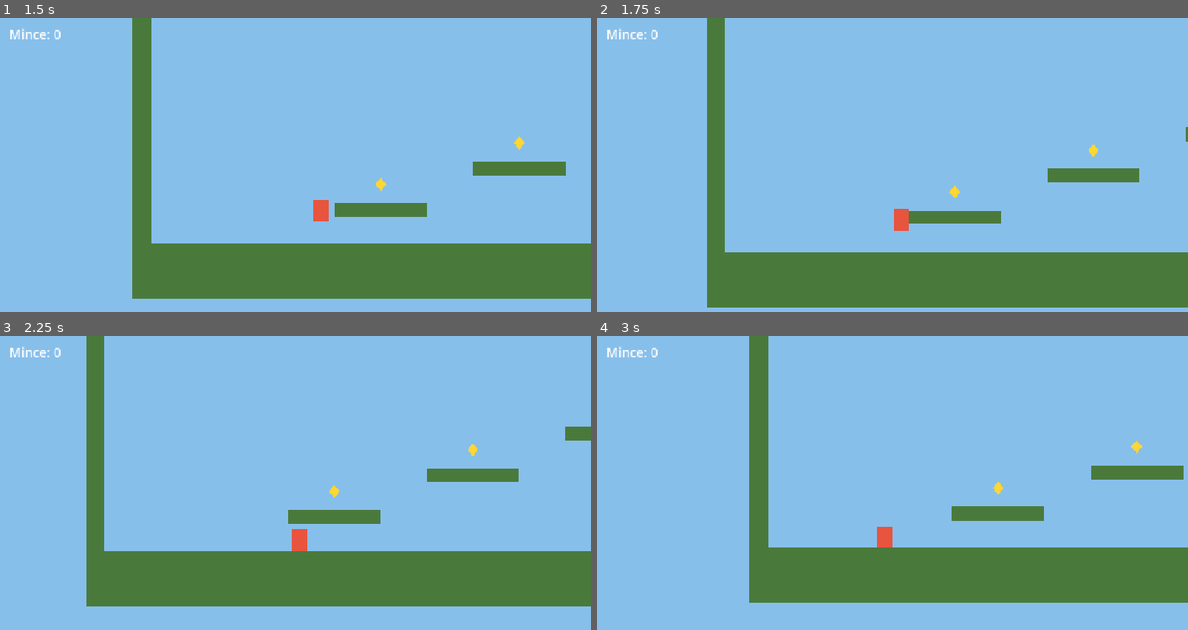
Above: before the commit, frames 1-4 (two rows, left to right).
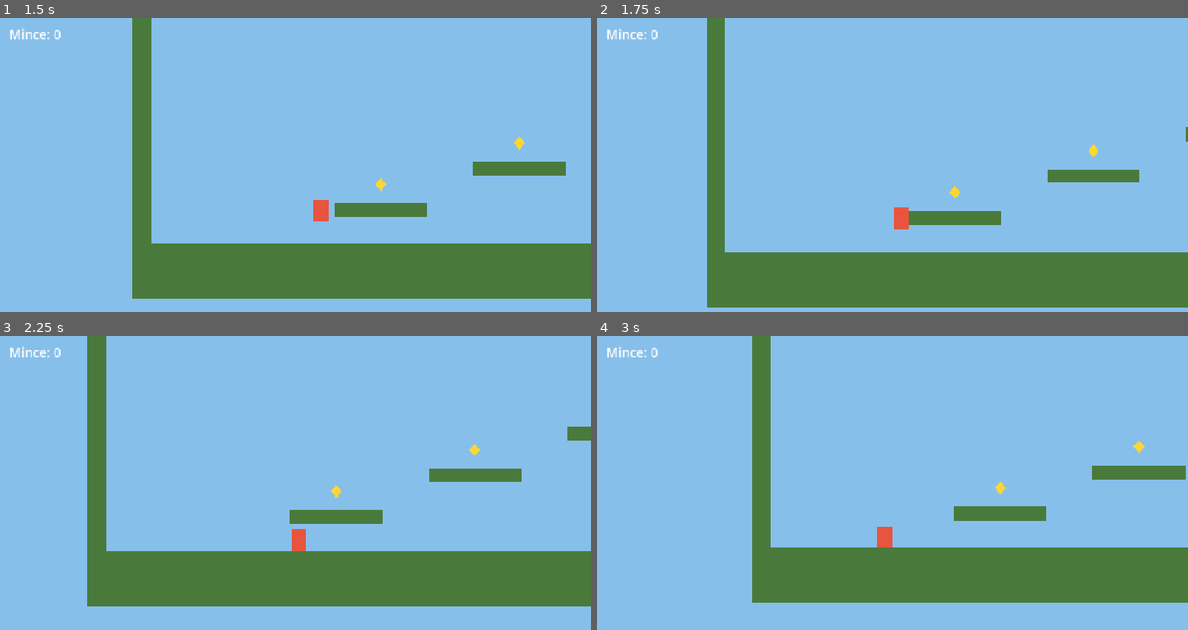
Above: after the commit, the same moments.

Repository: luxopes/gamejam-2026
Game: Godot game, scene res://scenes/level_1.tscn
The game is run twice, just before and just after one commit, with the same random seed, the same clock (stepped at 60 frames per second) and the same inputs.
Inputs (mouse positions are in pixels of both pictures, inside the frame that each line leads up to):
- Up to frame 1 (1.5 s): tap Enter at 0.5 s; move the mouse to (425, 167) at 0.52 s; hold D (move_right) from 0.53 s (still down); click (425, 167) at 0.6 s; tap Space (jump) at 0.77, 0.8, 1.07, 1.35 s; move the mouse to (177, 200) at 1.27 s
- Up to frame 2 (1.75 s): keep holding D (move_right); tap Space (jump) at 1.52 s; click (774, 200) at 1.55 s
- Up to frame 3 (2.25 s): tap Space (jump) at 1.82 s; move the mouse to (354, 430) at 2.02 s; release D (move_right) at 2.03 s; hold A (move_left) from 2.03 s (still down); click (354, 430) at 2.1 s
- Up to frame 4 (3 s): tap Space (jump) at 2.3 s; move the mouse to (862, 568) at 2.77 s; release A (move_left) at 2.78 s; hold D (move_right) from 2.78 s (still down); click (862, 568) at 2.85 s

Frame 1 is identical in both runs. In frame 2, 0.2% of the frame differs, in the area x 50-92%, y 44-73%; in frame 3, 0.5%; in frame 4, 0.8%, in the area x 25-100%, y 0-91%.

Commit message:
feat: přidá útok do čtyř směrů s pogem a odrazem
Sek dolů do čehokoli ze skupiny "pogo" hráče odrazí nahoru, sek do
strany ho odhodí dozadu. Cíl s metodou hit() dostane zásah.

Co-Authored-By: Claude Opus 5.5 <noreply@anthropic.com>

Diff:
--- a/scenes/hazard.tscn
+++ b/scenes/hazard.tscn
@@ -2,7 +2,7 @@
 
 [ext_resource type="Script" uid="uid://y5wenyo5x2a6" path="res://scripts/hazard.gd" id="1"]
 
-[node name="Hazard" type="Area2D" unique_id=373372969]
+[node name="Hazard" type="Area2D" unique_id=373372969 groups=["pogo"]]
 script = ExtResource("1")
 
 [node name="Polygon2D" type="Polygon2D" parent="." unique_id=517371405]
--- a/scenes/player.tscn
+++ b/scenes/player.tscn
@@ -1,9 +1,12 @@
-[gd_scene load_steps=3 format=3]
+[gd_scene load_steps=4 format=3]
 
 [ext_resource type="Script" path="res://scripts/player.gd" id="1"]
 
 [sub_resource type="RectangleShape2D" id="shape"]
 size = Vector2(32, 48)
+
+[sub_resource type="RectangleShape2D" id="attack_shape"]
+size = Vector2(48, 56)
 
 [node name="Player" type="CharacterBody2D" groups=["player"]]
 script = ExtResource("1")
@@ -21,3 +24,18 @@
 [node name="Camera2D" type="Camera2D" parent="."]
 position = Vector2(0, -100)
 position_smoothing_enabled = true
+
+[node name="AttackArea" type="Area2D" parent="."]
+position = Vector2(0, -24)
+
+[node name="CollisionShape2D" type="CollisionShape2D" parent="AttackArea"]
+position = Vector2(40, 0)
+shape = SubResource("attack_shape")
+
+[node name="Slash" type="ColorRect" parent="AttackArea"]
+offset_left = 16.0
+offset_top = -28.0
+offset_right = 64.0
+offset_bottom = 28.0
+mouse_filter = 2
+color = Color(1, 1, 1, 0.6)
--- a/scripts/player.gd
+++ b/scripts/player.gd
@@ -9,8 +9,30 @@
 @export var jump_buffer := 0.1        ## jak dlouho před dopadem si hra pamatuje stisk skoku
 @export var fall_limit_y := 1000.0    ## pod touto výškou hráč umírá
 
+@export_group("Útok")
+@export var attack_duration := 0.1    ## jak dlouho sek zasahuje (s)
+@export var attack_cooldown := 0.35   ## pauza mezi seky (s)
+@export var pogo_velocity := -520.0   ## odraz nahoru po seku dolů do bodáků/nepřítele
+@export var recoil_speed := 260.0     ## odhození dozadu po seku do strany
+@export var recoil_time := 0.12       ## jak dlouho odhození přebije ovládání (s)
+@export var up_recoil := 150.0        ## sražení dolů po seku nahoru
+
 var _coyote := 0.0
 var _buffer := 0.0
+var _jumping := false   # true jen u normálního skoku, aby šlo zkrátit puštěním klávesy
+var _facing := 1.0      # 1 = doprava, -1 = doleva
+var _attack_timer := 0.0
+var _cooldown_timer := 0.0
+var _attack_dir := Vector2.RIGHT
+var _already_hit: Array[Node] = []
+var _recoil_timer := 0.0
+
+@onready var _attack_area: Area2D = $AttackArea
+@onready var _slash: ColorRect = $AttackArea/Slash
+
+
+func _ready() -> void:
+	_slash.visible = false
 
 
 func _physics_process(delta: float) -> void:
@@ -20,6 +42,8 @@
 	else:
 		_coyote -= delta
 		velocity.y += gravity * delta
+	if velocity.y >= 0.0:
+		_jumping = false
 
 	# Skok
 	if Input.is_action_just_pressed("jump"):
@@ -30,13 +54,21 @@
 		velocity.y = jump_velocity
 		_buffer = 0.0
 		_coyote = 0.0
-	# Krátký stisk = nižší skok
-	if Input.is_action_just_released("jump") and velocity.y < 0.0:
+		_jumping = true
+	# Krátký stisk = nižší skok (pogo se tím nezkracuje)
+	if Input.is_action_just_released("jump") and _jumping and velocity.y < 0.0:
 		velocity.y *= 0.5
+		_jumping = false
 
-	# Pohyb do stran
+	# Pohyb do stran (během odhození po seku hráč neovládá)
 	var direction := Input.get_axis("move_left", "move_right")
-	velocity.x = move_toward(velocity.x, direction * speed, acceleration * delta)
+	if direction != 0.0 and _attack_timer <= 0.0:
+		_facing = signf(direction)
+	_recoil_timer -= delta
+	if _recoil_timer <= 0.0:
+		velocity.x = move_toward(velocity.x, direction * speed, acceleration * delta)
+
+	_update_attack(delta)
 
 	move_and_slide()
 
@@ -45,6 +77,66 @@
 
 
 var _dead := false
+
+
+func _update_attack(delta: float) -> void:
+	_cooldown_timer -= delta
+	if Input.is_action_just_pressed("attack") and _cooldown_timer <= 0.0:
+		_start_attack()
+
+	if _attack_timer > 0.0:
+		_attack_timer -= delta
+		_check_hits()
+		if _attack_timer <= 0.0:
+			_slash.visible = false
+
+
+func _start_attack() -> void:
+	# Směr: nahoru > dolů (jen ve vzduchu) > tam, kam hráč kouká
+	if Input.is_action_pressed("move_up"):
+		_attack_dir = Vector2.UP
+	elif Input.is_action_pressed("move_down") and not is_on_floor():
+		_attack_dir = Vector2.DOWN
+	else:
+		_attack_dir = Vector2(_facing, 0.0)
+
+	_attack_area.rotation = _attack_dir.angle()
+	_attack_timer = attack_duration
+	_cooldown_timer = attack_cooldown
+	_already_hit.clear()
+	_slash.visible = true
+
+
+func _check_hits() -> void:
+	var targets: Array[Node] = []
+	targets.append_array(_attack_area.get_overlapping_areas())
+	targets.append_array(_attack_area.get_overlapping_bodies())
+	for target in targets:
+		if target == self or target in _already_hit:
+			continue
+		var hittable := target.has_method("hit")
+		if not hittable and not target.is_in_group("pogo"):
+			continue
+		_already_hit.append(target)
+		if hittable:
+			target.hit(_attack_dir)
+		_apply_hit_reaction()
+
+
+## Odraz hráče po zásahu, jednou za sek.
+func _apply_hit_reaction() -> void:
+	if _already_hit.size() > 1:
+		return
+	match _attack_dir:
+		Vector2.DOWN:
+			# Pogo
+			velocity.y = pogo_velocity
+			_jumping = false
+		Vector2.UP:
+			velocity.y = maxf(velocity.y, up_recoil)
+		_:
+			velocity.x = -_attack_dir.x * recoil_speed
+			_recoil_timer = recoil_time
 
 
 func die() -> void:
